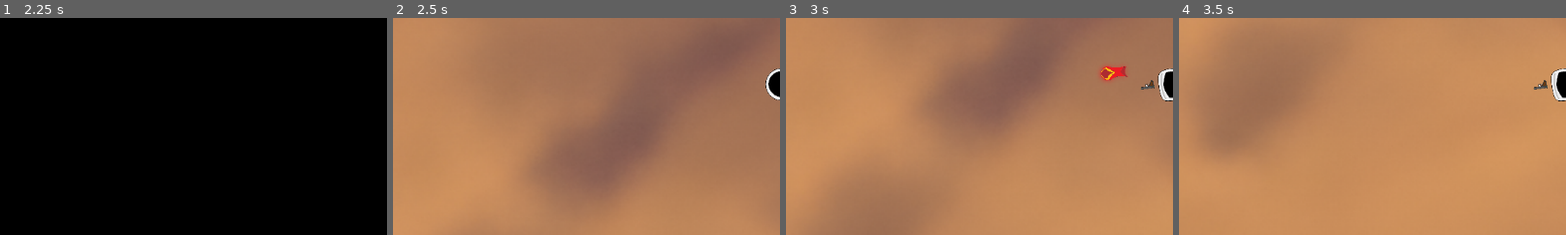
Above: before the commit, frames 1-4 (left to right).
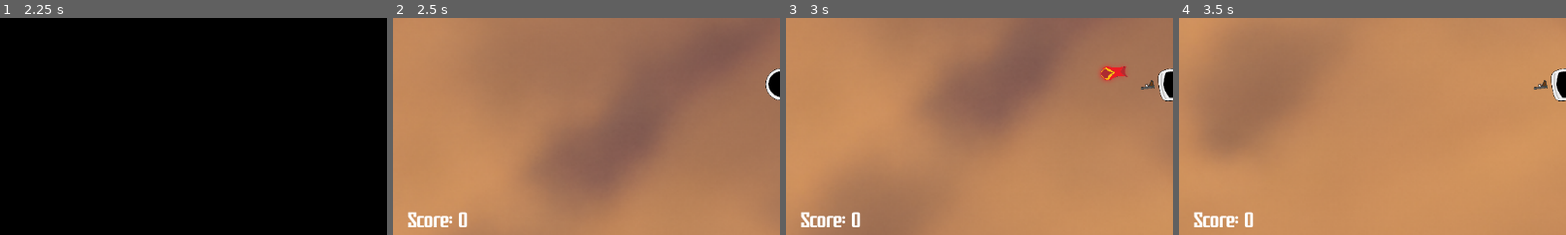
Above: after the commit, the same moments.

Repository: gkdjldgs/Spacegame
Game: Godot game, scene res://canvas_layer.tscn
Same seed, same stepped clock (60 frames per second), same inputs: the game is played once before the commit and once after it.
Inputs (mouse positions are % of the whole screen's width and height, from its top left):
- Up to frame 1 (2.25 s): click (50, 39) at 0.5 s; tap Enter at 1.25 s; move the mouse to (72, 45) at 1.27 s; hold D (right) 1.28-2 s; click (72, 45) at 1.35 s; click (50, 50) at 2 s
- Up to frame 2 (2.5 s): no input
- Up to frame 3 (3 s): tap Space at 2.75 s; move the mouse to (30, 55) at 2.77 s; hold S (down) from 2.78 s (still down); click (30, 55) at 2.85 s
- Up to frame 4 (3.5 s): keep holding S (down)
The pictures show only the part of the screen within x 0-50%, y 35-85%; the shares and areas given below are measured in that part.

Frame 1 is identical in both runs. In frame 2, 0.6% of the frame differs, in the area x 3-20%, y 89-97%; in frame 3, 0.6%; in frame 4, 0.6%.

Commit message:
label
wow the brand n new score label shows your score and also allows the player to see there socre
and I made it dissapear on death

Diff:
--- a/gui.tscn
+++ b/gui.tscn
@@ -1,8 +1,9 @@
-[gd_scene load_steps=4 format=3 uid="uid://b2w8psh5gq154"]
+[gd_scene load_steps=5 format=3 uid="uid://b2w8psh5gq154"]
 
 [ext_resource type="Script" uid="uid://di5d8xxejhia3" path="res://gui.gd" id="1_6lon5"]
 [ext_resource type="Texture2D" uid="uid://ccd7ve7wxyrek" path="res://images/heart.png" id="1_80edf"]
 [ext_resource type="PackedScene" uid="uid://cst22lggim4xx" path="res://heartanimations.tscn" id="3_q8o8l"]
+[ext_resource type="PackedScene" uid="uid://cutx7hnrlyh26" path="res://rich_text_label.tscn" id="4_cor1f"]
 
 [node name="CanvasLayer" type="CanvasLayer"]
 process_mode = 3
@@ -37,3 +38,9 @@
 
 [node name="Heartanimation1" parent="." instance=ExtResource("3_q8o8l")]
 position = Vector2(61, 587)
+
+[node name="RichTextLabel2" parent="." instance=ExtResource("4_cor1f")]
+offset_left = 22.0
+offset_top = 508.0
+offset_right = 380.0
+offset_bottom = 548.0
--- a/rich_text_label.gd
+++ b/rich_text_label.gd
@@ -3,3 +3,7 @@
 func _process(delta: float) -> void:
 	var text = str(texting, str(autoload.score))
 	self.text = text
+	if autoload.death == false:
+		self.show()
+	elif autoload.death == true:
+		self.hide()
--- /dev/null
+++ b/rich_text_label.tscn
@@ -0,0 +1,9 @@
+[gd_scene load_steps=2 format=3 uid="uid://cutx7hnrlyh26"]
+
+[ext_resource type="Script" uid="uid://dxneod2eiyadh" path="res://rich_text_label.gd" id="1_2ild6"]
+
+[node name="RichTextLabel" type="RichTextLabel"]
+offset_right = 40.0
+offset_bottom = 40.0
+theme_override_font_sizes/normal_font_size = 32
+script = ExtResource("1_2ild6")
--- /dev/null
+++ b/rich_text_label_2.gd
@@ -0,0 +1,7 @@
+extends RichTextLabel
+
+
+var texting = "Score: "
+func _process(delta: float) -> void:
+		var text = str(texting, str(autoload.score))
+		self.text = (text)
--- a/scripts/autoload.gd
+++ b/scripts/autoload.gd
@@ -10,6 +10,7 @@
 @onready var group = false
 @onready var playerhealth := 0
 @onready var intials = true
+@onready var death = false
 signal bullet_fired(bullet, position, direction, group)
 
 func _on_detection_1_body_entered(body: Node2D) -> void:
--- a/scripts/main.tscn
+++ b/scripts/main.tscn
@@ -68,7 +68,7 @@
 autostart = true
 
 [node name="AlienTimer" type="Timer" parent="."]
-wait_time = 0.405
+wait_time = 0.814
 autostart = true
 
 [node name="detection1" type="Area2D" parent="."]
--- a/scripts/player.gd
+++ b/scripts/player.gd
@@ -11,6 +11,7 @@
 		autoload.playerhealth = health
 
 func _ready() -> void:
+	autoload.death = false
 	autoload.intials = true
 func _process(delta: float) -> void:
 	autoload.player_position = self.global_position
@@ -43,7 +44,7 @@
 			await $CanvasLayer.heartcheck()
 			hit = false
 			if health == 0:
-
+				autoload.death = true
 				get_tree().paused = true
 				$deathscreeen.show()
 				$deathscreeen/Sprite2D/AnimationPlayer.play("deathanimation")
--- a/scripts/weapon.gd
+++ b/scripts/weapon.gd
@@ -13,7 +13,6 @@
 		var bullet_instance = bullet.instantiate()
 		var direction = (gundirection.global_position - gunend.global_position).normalized()
 		var group = autoload.group
-		print(group)
 		autoload.emit_signal("bullet_fired",bullet_instance,gunend.global_position,direction, group)
 		AttackCooldown.start()
 	else:
Not shown, added: rich_text_label_2.gd.uid
